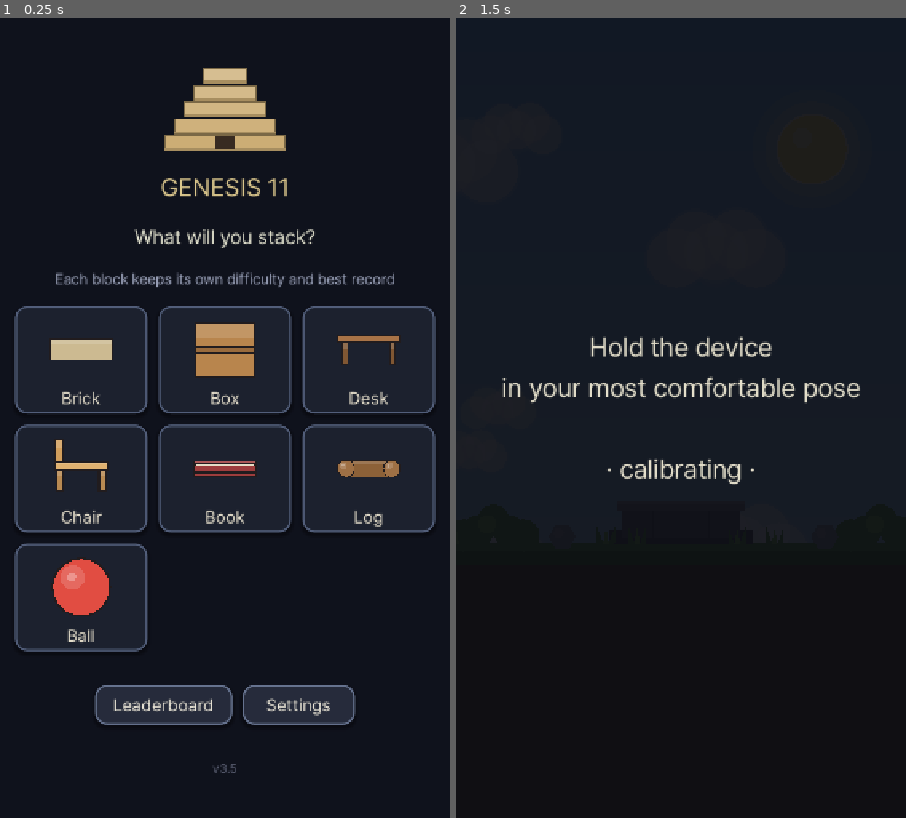
Above: before the commit, frames 1-2 (left to right).
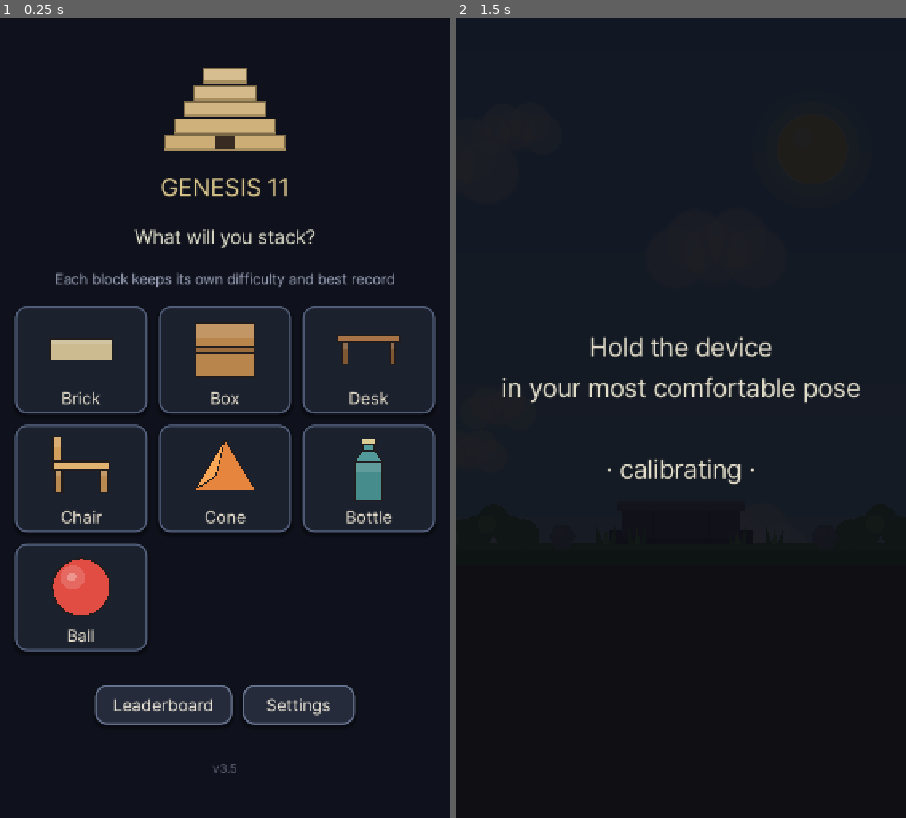
Above: after the commit, the same moments.

Repository: jungrok5/babel-tower
Game: Godot game, scene res://scenes/Main.tscn
Same seed, same stepped clock (60 frames per second), same inputs: the game is played once before the commit and once after it.
Inputs (mouse positions are in pixels of both pictures, inside the frame that each line leads up to):
- Up to frame 1 (0.25 s): no input
- Up to frame 2 (1.5 s): click "Brick" at 0.5 s; tap Enter at 1.25 s; move the mouse to (780, 378) at 1.27 s; tap R at 1.35 s; click (780, 378) at 1.42 s

The runs differ from the first frame. In frame 1, 1.2% of the frame differs, in the area x 12-89%, y 52-64%; in frame 2, nothing differs.

Commit message:
blocks: registry system + new shapes; fix false-collapse under heavy tilt
Block registration:
- block_types.gd is now a registry: register(def) with id, optional
  name/i18n, physics (friction/bounce/mass) and parts. bbox auto-computed
  from parts; missing fields defaulted. Foundation for user-registered
  'workshop' blocks — custom_blocks.json (numeric-array schema) is loaded
  at startup if present.
- New 'poly' part kind (convex polygon) wired through collision (block.gd),
  drawing (draw_parts), aim-ghost and icon.
- Physics props (bounce, mass) now read per-type in block.gd.

Content:
- Replaced the too-brick-like 책/통나무 with distinct shapes: 고깔 (cone,
  triangle) and 병 (bottle, tall). Per-type rankings apply automatically;
  added themed mock leaderboards for them.
- Block names are now optional: i18n key -> name -> icon-only fallback, so
  untranslated/user blocks work without a name value.

Bug fix:
- False collapse when tilting hard with a few blocks: ground contact was
  tested against a fixed world line using each block's ABSOLUTE rotation,
  so a block still resting on the tilting pedestal read as 'hit ground'.
  Now evaluated in the floor's local frame using rotation RELATIVE to the
  floor, so leaning never kills — only a block actually reaching the ground.

Co-Authored-By: Claude Opus 4.8 <noreply@anthropic.com>
Claude-Session: https://claude.ai/code/session_01Jx8xk1vyhwdsC6SaQay3dQ

Diff:
--- a/scripts/block.gd
+++ b/scripts/block.gd
@@ -10,6 +10,8 @@
 var bbox: Vector2 = Vector2(180.0, 62.0)      ## 회전/높이 계산용 대략 경계 크기
 var tint: Color = Color(0.82, 0.76, 0.62)     ## 먼지 등에 쓰는 대표 색
 var _friction: float = 0.42
+var _bounce: float = 0.0
+var _mass: float = 2.0
 var _landed := false
 
 
@@ -17,6 +19,8 @@
 	type_def = t
 	bbox = t.get("bbox", Vector2(180.0, 62.0))
 	_friction = t.get("friction", 0.42)
+	_bounce = t.get("bounce", 0.0)
+	_mass = t.get("mass", 2.0)
 	var parts: Array = t.get("parts", [])
 	if parts.size() > 0:
 		tint = parts[0]["color"]
@@ -30,26 +34,31 @@
 	# 타입의 각 파트를 충돌 형태로 추가(합성 콜라이더)
 	for p in type_def.get("parts", []):
 		var cs := CollisionShape2D.new()
-		if p["kind"] == "rect":
-			var rect: Rect2 = p["rect"]
-			var rshape := RectangleShape2D.new()
-			rshape.size = rect.size
-			cs.shape = rshape
-			cs.position = rect.position + rect.size * 0.5
-		else:
-			var cshape := CircleShape2D.new()
-			cshape.radius = p["r"]
-			cs.shape = cshape
-			cs.position = p["pos"]
+		match p["kind"]:
+			"rect":
+				var rect: Rect2 = p["rect"]
+				var rshape := RectangleShape2D.new()
+				rshape.size = rect.size
+				cs.shape = rshape
+				cs.position = rect.position + rect.size * 0.5
+			"circle":
+				var cshape := CircleShape2D.new()
+				cshape.radius = p["r"]
+				cs.shape = cshape
+				cs.position = p["pos"]
+			"poly":
+				var pshape := ConvexPolygonShape2D.new()
+				pshape.points = PackedVector2Array(p["pts"])   # 이미 블록 로컬 좌표
+				cs.shape = pshape
 		add_child(cs)
 
 	var mat := PhysicsMaterial.new()
 	# 마찰: 너무 높으면 바닥에 딱 붙어 통째로 기울기만 하고 안 넘어진다.
 	mat.friction = _friction
-	mat.bounce = 0.0
+	mat.bounce = _bounce
 	physics_material_override = mat
 
-	mass = 2.0
+	mass = _mass
 	# 댐핑으로 미세 진동을 가라앉혀 '묵직한' 느낌을 준다.
 	linear_damp = 0.7
 	angular_damp = 1.4
--- a/scripts/block_types.gd
+++ b/scripts/block_types.gd
@@ -1,30 +1,198 @@
 extends RefCounted
 class_name BlockTypes
-## 쌓을 수 있는 실생활 물품(블록) 정의 모음.
-## 각 타입은 여러 파트(사각형/원)로 이루어지고, 그 파트가 그대로 충돌 형태이자 그림이 된다.
-## parts 좌표는 블록 중심(0,0) 기준. y가 음수면 위쪽.
-
-## 모든 블록 타입 (쉬움 → 어려움)
+## 쌓을 수 있는 물품(블록) 정의 + 등록 시스템.
+##
+## 블록 하나는 여러 "파트"로 이루어진다. 파트가 곧 충돌 형태이자 그림이다.
+## 파트 좌표는 블록 중심(0,0) 기준(y가 음수면 위).
+##
+## 블록을 추가하려면 정의(Dictionary) 하나를 register()로 넘기면 끝이다:
+##   BlockTypes.register({
+##       "id": "myblock",                 # 고유 id (필수)
+##       "name": "내 블록",                # 표시 이름 (선택 — 없으면 아이콘만)
+##       "i18n": "blk_myblock",            # 다국어 키 접두사 (선택 — 내장 블록용)
+##       "friction": 0.5, "bounce": 0.0, "mass": 2.0,   # 물리 (선택, 기본값 있음)
+##       "parts": [                        # 외형=충돌체 (필수)
+##           {"kind": "rect",   "rect": Rect2(-90,-31,180,62), "color": Color(...)},
+##           {"kind": "circle", "pos": Vector2(0,0), "r": 56.0, "color": Color(...)},
+##           {"kind": "poly",   "pts": [Vector2(...), ...],    "color": Color(...)},
+##       ],
+##       # "bbox": Vector2(...)  # 선택 — 없으면 parts에서 자동 계산
+##   })
+## bbox·이름·물리값은 생략 가능하며 자동 보정된다. → 나중에 인게임에서 유저가
+## 폼으로 입력해 등록하는 "워크샵" 형태로 확장하기 쉽다(_load_custom 참고).
+
+const OUTLINE := Color(0.13, 0.11, 0.12)
+const CUSTOM_PATH := "user://custom_blocks.json"
+
+# 등록된 블록들(초기화 후 채워짐). all()이 최초 호출될 때 1회 구성된다.
+static var _registry: Array = []
+static var _loaded: bool = false
+
+
+## ------------------------------------------------------------ 등록 API
+
+## 블록 정의를 정규화(기본값 채우기·bbox 자동계산)해 레지스트리에 넣는다.
+## 같은 id가 있으면 교체한다. 정규화된 정의를 반환.
+static func register(def: Dictionary) -> Dictionary:
+	var d := _normalize(def)
+	for i in _registry.size():
+		if _registry[i]["id"] == d["id"]:
+			_registry[i] = d
+			return d
+	_registry.append(d)
+	return d
+
+
+## 등록된 모든 블록(등록 순서 = 선택 화면 표시 순서)
 static func all() -> Array:
+	_ensure()
+	return _registry
+
+
+static func get_type(id: String) -> Dictionary:
+	_ensure()
+	for t in _registry:
+		if t["id"] == id:
+			return t
+	return _registry[0]
+
+
+static func has(id: String) -> bool:
+	_ensure()
+	for t in _registry:
+		if t["id"] == id:
+			return true
+	return false
+
+
+## ------------------------------------------------------------ 내부 초기화
+
+static func _ensure() -> void:
+	if _loaded:
+		return
+	_loaded = true
+	for d in _builtins():
+		register(d)
+	_load_custom()
+
+
+## 정의를 정규화: 기본 물리값 보정 + bbox 자동계산
+static func _normalize(def: Dictionary) -> Dictionary:
+	var d := def.duplicate(true)
+	d["friction"] = float(d.get("friction", 0.5))
+	d["bounce"] = float(d.get("bounce", 0.0))
+	d["mass"] = float(d.get("mass", 2.0))
+	if not d.has("bbox") or not (d["bbox"] is Vector2):
+		d["bbox"] = _auto_bbox(d.get("parts", []))
+	return d
+
+
+## parts의 실제 경계로 bbox(전체 폭·높이)를 계산
+static func _auto_bbox(parts: Array) -> Vector2:
+	var mn := Vector2(1e9, 1e9)
+	var mx := Vector2(-1e9, -1e9)
+	for p in parts:
+		match p.get("kind", ""):
+			"rect":
+				var r: Rect2 = p["rect"]
+				mn = mn.min(r.position)
+				mx = mx.max(r.position + r.size)
+			"circle":
+				var c: Vector2 = p["pos"]
+				var rad: float = p["r"]
+				mn = mn.min(c - Vector2(rad, rad))
+				mx = mx.max(c + Vector2(rad, rad))
+			"poly":
+				for pt in p["pts"]:
+					mn = mn.min(pt)
+					mx = mx.max(pt)
+	if mx.x < mn.x:
+		return Vector2(180, 62)
+	return mx - mn
+
+
+## ------------------------------------------------------------ 유저(커스텀) 블록 로딩
+## user://custom_blocks.json 이 있으면 읽어 등록한다. (없으면 조용히 통과)
+## JSON은 Vector2/Rect2/Color를 담을 수 없으므로 숫자 배열로 표현한다:
+##   { "blocks": [ {
+##       "id":"star", "name":"별", "friction":0.5, "bounce":0.0, "mass":2.0,
+##       "parts":[ {"kind":"rect","rect":[x,y,w,h],"color":[r,g,b]},
+##                 {"kind":"circle","pos":[x,y],"r":30,"color":[r,g,b]},
+##                 {"kind":"poly","pts":[[x,y],...],"color":[r,g,b]} ] } ] }
+static func _load_custom() -> void:
+	if not FileAccess.file_exists(CUSTOM_PATH):
+		return
+	var f := FileAccess.open(CUSTOM_PATH, FileAccess.READ)
+	if f == null:
+		return
+	var data: Variant = JSON.parse_string(f.get_as_text())
+	f.close()
+	if typeof(data) != TYPE_DICTIONARY:
+		return
+	for raw in data.get("blocks", []):
+		var def := _from_json(raw)
+		if not def.is_empty():
+			register(def)
+
+
+## JSON dict(숫자 배열) → 엔진 타입 정의로 변환
+static func _from_json(raw: Dictionary) -> Dictionary:
+	if not raw.has("id") or not raw.has("parts"):
+		return {}
+	var parts: Array = []
+	for p in raw["parts"]:
+		var kind: String = p.get("kind", "rect")
+		var col := _to_color(p.get("color", [0.8, 0.7, 0.5]))
+		match kind:
+			"rect":
+				var a: Array = p["rect"]
+				parts.append({"kind": "rect",
+					"rect": Rect2(a[0], a[1], a[2], a[3]), "color": col})
+			"circle":
+				var c: Array = p["pos"]
+				parts.append({"kind": "circle",
+					"pos": Vector2(c[0], c[1]), "r": float(p["r"]), "color": col})
+			"poly":
+				var pts := PackedVector2Array()
+				for xy in p["pts"]:
+					pts.append(Vector2(xy[0], xy[1]))
+				parts.append({"kind": "poly", "pts": pts, "color": col})
+	return {
+		"id": str(raw["id"]),
+		"name": str(raw.get("name", "")),
+		"friction": float(raw.get("friction", 0.5)),
+		"bounce": float(raw.get("bounce", 0.0)),
+		"mass": float(raw.get("mass", 2.0)),
+		"parts": parts,
+		"custom": true,
+	}
+
+
+static func _to_color(a) -> Color:
+	if a is Array and a.size() >= 3:
+		return Color(a[0], a[1], a[2], a[3] if a.size() > 3 else 1.0)
+	return Color(0.8, 0.7, 0.5)
+
+
+## ------------------------------------------------------------ 내장 블록들 (쉬움 → 어려움)
+
+static func _builtins() -> Array:
 	return [
 		{
-			"id": "brick", "name": "벽돌",
-			"bbox": Vector2(180, 62), "friction": 0.42,
+			"id": "brick", "name": "벽돌", "i18n": "blk_brick", "friction": 0.42,
 			"parts": [
 				{"kind": "rect", "rect": Rect2(-90, -31, 180, 62), "color": Color(0.80, 0.73, 0.57)},
 			],
 		},
 		{
-			"id": "box", "name": "상자",
-			"bbox": Vector2(140, 130), "friction": 0.52,
+			"id": "box", "name": "상자", "i18n": "blk_box", "friction": 0.52,
 			"parts": [
 				{"kind": "rect", "rect": Rect2(-70, -65, 140, 130), "color": Color(0.72, 0.52, 0.30)},
 				{"kind": "rect", "rect": Rect2(-70, -8, 140, 16), "color": Color(0.60, 0.42, 0.24)},
 			],
 		},
 		{
-			"id": "desk", "name": "책상",
-			"bbox": Vector2(196, 92), "friction": 0.5,
+			"id": "desk", "name": "책상", "i18n": "blk_desk", "friction": 0.5,
 			"parts": [
 				{"kind": "rect", "rect": Rect2(-98, -46, 196, 22), "color": Color(0.66, 0.45, 0.28)},
 				{"kind": "rect", "rect": Rect2(-84, -24, 18, 70), "color": Color(0.50, 0.34, 0.20)},
@@ -32,8 +200,7 @@
 			],
 		},
 		{
-			"id": "chair", "name": "의자",
-			"bbox": Vector2(108, 118), "friction": 0.5,
+			"id": "chair", "name": "의자", "i18n": "blk_chair", "friction": 0.5,
 			"parts": [
 				{"kind": "rect", "rect": Rect2(-54, -60, 16, 62), "color": Color(0.82, 0.62, 0.36)},
 				{"kind": "rect", "rect": Rect2(-54, -14, 108, 16), "color": Color(0.88, 0.70, 0.44)},
@@ -42,26 +209,31 @@
 			],
 		},
 		{
-			"id": "book", "name": "책",
-			"bbox": Vector2(196, 46), "friction": 0.5,
-			"parts": [
-				{"kind": "rect", "rect": Rect2(-98, -23, 196, 46), "color": Color(0.62, 0.24, 0.24)},
-				{"kind": "rect", "rect": Rect2(-92, -16, 184, 8), "color": Color(0.90, 0.87, 0.78)},
-				{"kind": "rect", "rect": Rect2(-92, 8, 184, 8), "color": Color(0.90, 0.87, 0.78)},
-			],
-		},
-		{
-			"id": "log", "name": "통나무",
-			"bbox": Vector2(214, 58), "friction": 0.46,
-			"parts": [
-				{"kind": "rect", "rect": Rect2(-78, -29, 156, 58), "color": Color(0.55, 0.38, 0.22)},
-				{"kind": "circle", "pos": Vector2(-78, 0), "r": 29.0, "color": Color(0.62, 0.44, 0.27)},
-				{"kind": "circle", "pos": Vector2(78, 0), "r": 29.0, "color": Color(0.62, 0.44, 0.27)},
-			],
-		},
-		{
-			"id": "ball", "name": "공",
-			"bbox": Vector2(112, 112), "friction": 0.58,
+			# 고깔 — 삼각형(뾰족한 위) : 위에 올리기 어려운 도형
+			"id": "cone", "name": "고깔", "i18n": "blk_cone", "friction": 0.54,
+			"parts": [
+				{"kind": "poly", "pts": PackedVector2Array([
+					Vector2(-80, 56), Vector2(80, 56), Vector2(0, -76)]),
+					"color": Color(0.90, 0.52, 0.24)},
+				{"kind": "poly", "pts": PackedVector2Array([
+					Vector2(-80, 56), Vector2(0, -76), Vector2(-24, 20)]),
+					"color": Color(0.98, 0.66, 0.34)},
+			],
+		},
+		{
+			# 병 — 좁고 높은 세로형 : 무게중심 높아 매우 까다로움
+			"id": "bottle", "name": "병", "i18n": "blk_bottle", "friction": 0.5,
+			"parts": [
+				{"kind": "rect", "rect": Rect2(-38, -18, 76, 104), "color": Color(0.28, 0.55, 0.55)},
+				{"kind": "poly", "pts": PackedVector2Array([
+					Vector2(-38, -18), Vector2(38, -18), Vector2(16, -52), Vector2(-16, -52)]),
+					"color": Color(0.32, 0.60, 0.60)},
+				{"kind": "rect", "rect": Rect2(-16, -70, 32, 20), "color": Color(0.32, 0.60, 0.60)},
+				{"kind": "rect", "rect": Rect2(-18, -82, 36, 14), "color": Color(0.86, 0.80, 0.58)},
+			],
+		},
+		{
+			"id": "ball", "name": "공", "i18n": "blk_ball", "friction": 0.58,
 			"parts": [
 				{"kind": "circle", "pos": Vector2(0, 0), "r": 56.0, "color": Color(0.88, 0.30, 0.26)},
 			],
@@ -69,33 +241,34 @@
 	]
 
 
-static func get_type(id: String) -> Dictionary:
-	for t in all():
-		if t["id"] == id:
-			return t
-	return all()[0]
-
-
-## 타입의 파트들을 CanvasItem에 그린다 (블록 본체·선택 아이콘 공용). sc = 배율.
-## 카툰풍: 굵고 어두운 외곽선 + 상단 하이라이트.
-const OUTLINE := Color(0.13, 0.11, 0.12)
+## ------------------------------------------------------------ 그리기 (본체·아이콘 공용)
+## 카툰풍: 굵고 어두운 외곽선 + 상단 하이라이트. sc = 배율.
 
 static func draw_parts(ci: CanvasItem, type: Dictionary, sc: float) -> void:
 	var ow := maxf(1.5, 3.5 * sc)
 	for p in type["parts"]:
-		if p["kind"] == "rect":
-			var r: Rect2 = p["rect"]
-			var rr := Rect2(r.position * sc, r.size * sc)
-			var col: Color = p["color"]
-			ci.draw_rect(rr, col)
-			# 상단 밝은 띠(입체감)
-			ci.draw_rect(Rect2(rr.position, Vector2(rr.size.x, rr.size.y * 0.28)), col.lightened(0.14))
-			ci.draw_rect(rr, OUTLINE, false, ow)
-		else:
-			var col2: Color = p["color"]
-			var pos: Vector2 = p["pos"]
-			var rad: float = p["r"]
-			ci.draw_circle(pos * sc, rad * sc, col2)
-			ci.draw_circle((pos + Vector2(-rad * 0.3, -rad * 0.34)) * sc, rad * 0.42 * sc, col2.lightened(0.16))
-			ci.draw_circle((pos + Vector2(-rad * 0.34, -rad * 0.36)) * sc, rad * 0.16 * sc, col2.lightened(0.4))
-			ci.draw_arc(pos * sc, rad * sc, 0, TAU, 40, OUTLINE, ow)
+		match p["kind"]:
+			"rect":
+				var r: Rect2 = p["rect"]
+				var rr := Rect2(r.position * sc, r.size * sc)
+				var col: Color = p["color"]
+				ci.draw_rect(rr, col)
+				ci.draw_rect(Rect2(rr.position, Vector2(rr.size.x, rr.size.y * 0.28)), col.lightened(0.14))
+				ci.draw_rect(rr, OUTLINE, false, ow)
+			"circle":
+				var col2: Color = p["color"]
+				var pos: Vector2 = p["pos"]
+				var rad: float = p["r"]
+				ci.draw_circle(pos * sc, rad * sc, col2)
+				ci.draw_circle((pos + Vector2(-rad * 0.3, -rad * 0.34)) * sc, rad * 0.42 * sc, col2.lightened(0.16))
+				ci.draw_circle((pos + Vector2(-rad * 0.34, -rad * 0.36)) * sc, rad * 0.16 * sc, col2.lightened(0.4))
+				ci.draw_arc(pos * sc, rad * sc, 0, TAU, 40, OUTLINE, ow)
+			"poly":
+				var col3: Color = p["color"]
+				var pts := PackedVector2Array()
+				for pt in p["pts"]:
+					pts.append(pt * sc)
+				ci.draw_colored_polygon(pts, col3)
+				var n := pts.size()
+				for i in n:
+					ci.draw_line(pts[i], pts[(i + 1) % n], OUTLINE, ow)
--- a/scripts/leaderboard.gd
+++ b/scripts/leaderboard.gd
@@ -18,6 +18,10 @@
 		["균형왕", 271], ["서준", 250], ["Nap", 231], ["흔들의자", 210], ["예은", 193], ["stool", 176]],
 	"ball":  [["구르는돌", 284], ["BallGod", 251], ["평정심", 229], ["공굴리기", 208],
 		["ZenHand", 189], ["도현", 171], ["Sphere", 155], ["또르르", 139], ["유나", 124], ["rollie", 110]],
+	"cone":  [["고깔탑", 268], ["ConeKing", 238], ["뾰족장인", 214], ["삼각뿔", 193],
+		["ApexHand", 175], ["서윤", 158], ["Peak", 142], ["꼭짓점", 127], ["하준", 113], ["conez", 101]],
+	"bottle": [["병뚜껑", 233], ["BottleZen", 205], ["균형의달인", 184], ["유리병", 165],
+		["SteadyPour", 149], ["지안", 134], ["Cork", 120], ["도미노", 107], ["수아", 95], ["bottl", 84]],
 }
 
 
--- a/scripts/locale.gd
+++ b/scripts/locale.gd
@@ -70,7 +70,7 @@
 		"sensor_prompt": "Turn on the sensor\nto start stacking\n\n(please allow motion access)",
 		"sensor_on": "Turn on sensor",
 		"blk_brick": "Brick", "blk_box": "Box", "blk_desk": "Desk", "blk_chair": "Chair",
-		"blk_book": "Book", "blk_log": "Log", "blk_ball": "Ball",
+		"blk_cone": "Cone", "blk_bottle": "Bottle", "blk_ball": "Ball",
 		"best_short": "Best", "dont_show": "Don't show again", "resume": "Resume",
 		"home": "Home", "how_to_replay": "How to play", "version": "Version",
 	},
@@ -116,7 +116,7 @@
 		"sensor_prompt": "센서를 켜고\n탑 쌓기를 시작하세요\n\n(모션 권한을 허용해 주세요)",
 		"sensor_on": "센서 켜기",
 		"blk_brick": "벽돌", "blk_box": "상자", "blk_desk": "책상", "blk_chair": "의자",
-		"blk_book": "책", "blk_log": "통나무", "blk_ball": "공",
+		"blk_cone": "고깔", "blk_bottle": "병", "blk_ball": "공",
 		"best_short": "최고", "dont_show": "다음부터 안 보기", "resume": "계속하기",
 		"home": "홈", "how_to_replay": "조작법 보기", "version": "버전",
 	},
@@ -162,7 +162,7 @@
 		"sensor_prompt": "センサーをオンにして\n積み始めましょう\n\n(モーション権限を許可してください)",
 		"sensor_on": "センサーオン",
 		"blk_brick": "レンガ", "blk_box": "箱", "blk_desk": "机", "blk_chair": "椅子",
-		"blk_book": "本", "blk_log": "丸太", "blk_ball": "ボール",
+		"blk_cone": "コーン", "blk_bottle": "びん", "blk_ball": "ボール",
 		"best_short": "最高", "dont_show": "次回から表示しない", "resume": "続ける",
 		"home": "ホーム", "how_to_replay": "操作方法", "version": "バージョン",
 	},
--- a/scripts/main.gd
+++ b/scripts/main.gd
@@ -714,13 +714,21 @@
 
 
 func _check_collapse() -> void:
-	# 붕괴 판정 = '블록이 바닥(지면)에 닿음'. 기울어져 있어도 안 떨어졌으면 살아있다.
-	# 제대로 쌓인 블록은 토대 위(높은 위치)에 있고, 떨어진 블록만 지면 높이로 내려온다.
+	# 붕괴 판정 = '블록이 지면(흙 윗면)에 닿음'. 기울어져 있어도 안 떨어졌으면 살아있다.
+	# 중요: 바닥(토대)이 통째로 기울면 그 위 블록도 함께 기운다. 이때 '세계 기준 수평선'과
+	# 블록의 '절대 회전'으로 판정하면, 멀쩡히 토대에 얹힌 블록도 죽는 오판이 난다.
+	# → 기울어진 '바닥 로컬 좌표'에서, 바닥에 대한 '상대 회전'으로 최저점을 계산한다.
+	# 바닥 피벗(FLOOR_PIVOT)이 지면 윗면이므로 로컬 y=0이 지면. 얹힌 블록은 음수(위)로 유지된다.
+	if not is_instance_valid(floor_body):
+		return
+	var floor_rot := floor_body.global_rotation
 	for b in blocks:
 		if not is_instance_valid(b):
 			continue
-		var ext := 0.5 * (absf(b.bbox.x * sin(b.rotation)) + absf(b.bbox.y * cos(b.rotation)))
-		if b.position.y + ext > GROUND_TOP_Y - 6.0:
+		var lp := floor_body.to_local(b.global_position)          # 기울어진 바닥 기준 좌표
+		var rel := b.global_rotation - floor_rot                   # 바닥에 대한 상대 회전(얹힌 블록 ≈ 0)
+		var ext := 0.5 * (absf(b.bbox.x * sin(rel)) + absf(b.bbox.y * cos(rel)))
+		if lp.y + ext > -6.0:                                      # 최저점이 지면(로컬 y=0)에 닿음
 			_game_over()
 			return
 
@@ -800,12 +808,18 @@
 		var edge := Color(0.98, 0.92, 0.55, 0.75)
 		draw_set_transform(center, aim_rot, Vector2.ONE)
 		for p in current_type.get("parts", []):
-			if p["kind"] == "rect":
-				draw_rect(p["rect"], fill)
-				draw_rect(p["rect"], edge, false, 2.5)
-			else:
-				draw_circle(p["pos"], p["r"], fill)
-				draw_circle(p["pos"], p["r"], edge, false, 2.5)
+			match p["kind"]:
+				"rect":
+					draw_rect(p["rect"], fill)
+					draw_rect(p["rect"], edge, false, 2.5)
+				"circle":
+					draw_circle(p["pos"], p["r"], fill)
+					draw_circle(p["pos"], p["r"], edge, false, 2.5)
+				"poly":
+					draw_colored_polygon(p["pts"], fill)
+					var n: int = p["pts"].size()
+					for i in n:
+						draw_line(p["pts"][i], p["pts"][(i + 1) % n], edge, 2.5)
 		draw_set_transform(Vector2.ZERO, 0.0, Vector2.ONE)
 		draw_dashed_line(
 			Vector2(aim_x, center.y + half_h),
@@ -991,11 +1005,16 @@
 	return b
 
 
-## 블록 타입의 현지화된 이름 (없으면 기본 name)
+## 블록 타입의 표시 이름.
+## 우선순위: i18n 키(번역이 있으면) → 원본 name → 빈 문자열(아이콘만).
+## 이름은 선택 사항이라, 번역 없는(예: 유저가 등록한) 블록은 아이콘만으로도 동작한다.
 func _type_name(t: Dictionary) -> String:
-	var key := "blk_" + str(t.get("id", ""))
-	var s := Locale.t(key)
-	return s if s != key else str(t.get("name", "?"))
+	var key: String = str(t.get("i18n", ""))
+	if key != "":
+		var s := Locale.t(key)
+		if s != key:
+			return s
+	return str(t.get("name", ""))
 
 
 # ---------------------------------------------------------------- 랭킹(리더보드)
--- a/test/screenshot.gd
+++ b/test/screenshot.gd
@@ -140,6 +140,19 @@
 	await _build(4)
 	await _settle(80)
 	await _shot("10_ball")             # 공(원형, 잘 구름)
+
+	# 새 도형: 고깔(삼각 poly) / 병(세로형 poly+rect)
+	main._restart()
+	main.current_type = BlockTypes.get_type("cone")
+	await _build(4)
+	await _settle(70)
+	await _shot("11_cone")             # 고깔(뾰족한 삼각형)
+
+	main._restart()
+	main.current_type = BlockTypes.get_type("bottle")
+	await _build(3)
+	await _settle(70)
+	await _shot("12_bottle")           # 병(세로로 긴 형태)
 
 	get_tree().quit()
 
